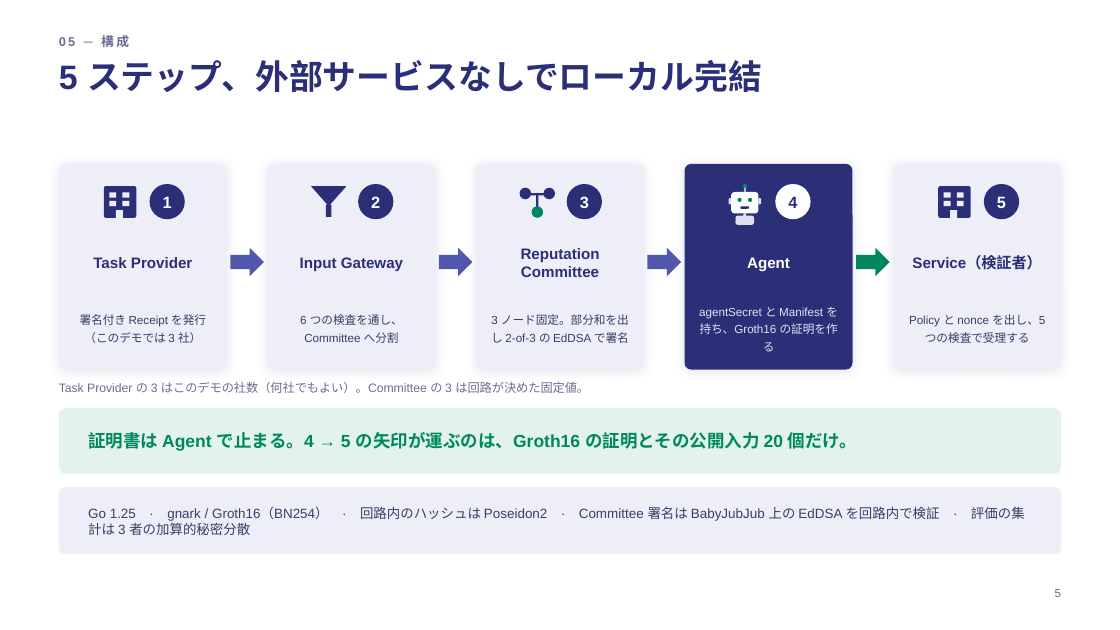
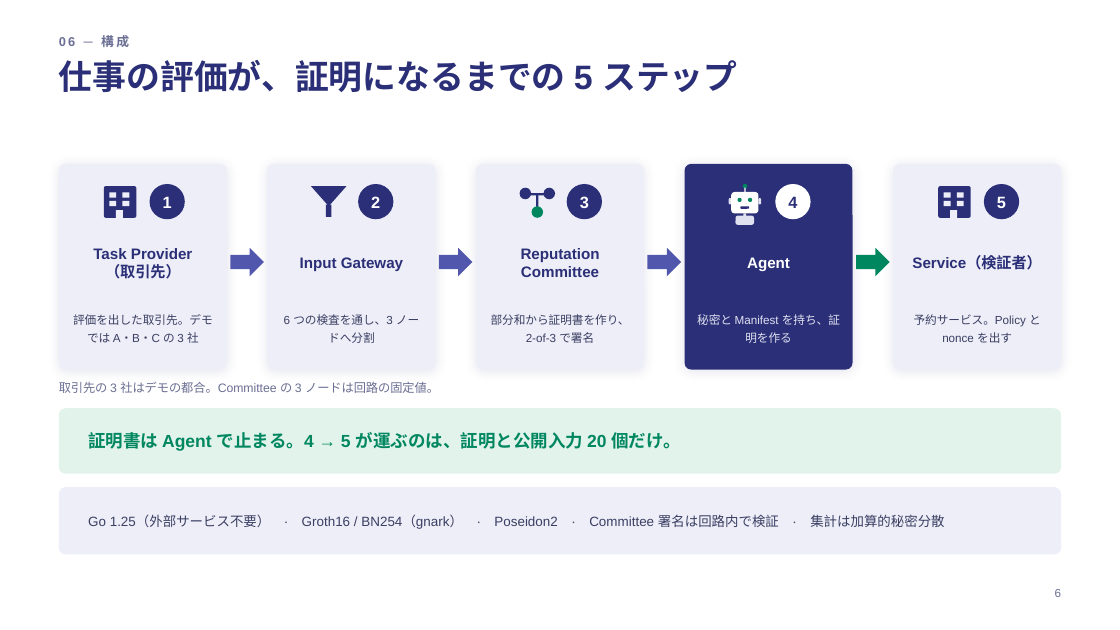
Before and after one commit to da1suk8/zk-agent-passport, a slide deck: slide 7 of docs/slides/zk-agent-passport.pptx (slide 6 before the commit). Drawn at 1120x630 pixels with LibreOffice and Linux fonts; fonts in the diff are those of the drawing. Boxes give left, top, right and bottom in pixels: in the first picture for what was removed or moved away, otherwise in the second. Text is boxed around its words. In the diff, an @@ line names an element or a change of style, - is before the commit and + after.

```diff
--- a/docs/slides/zk-agent-passport.pptx
+++ b/docs/slides/zk-agent-passport.pptx
@@ text at bbox=[59, 60, 737, 92]: text changed @@
-5 ステップ、外部サービスなしでローカル完結
+仕事の評価が、証明になるまでの 5 ステップ
@@ text at bbox=[105, 264, 181, 279]: paragraph added @@
+（取引先）
@@ text at bbox=[73, 314, 213, 343]: text changed @@
-署名付き Receipt を発行（このデモでは 3 社）
+評価を出した取引先。デモでは A・B・C の 3 社
@@ text at bbox=[284, 314, 419, 343]: text changed @@
-6 つの検査を通し、Committee へ分割
+6 つの検査を通し、3 ノードへ分割
@@ text at bbox=[491, 314, 630, 343]: text changed @@
-3 ノード固定。部分和を出し 2-of-3 の EdDSA で署名
+部分和から証明書を作り、2-of-3 で署名
@@ text at bbox=[697, 314, 840, 343]: text changed @@
-agentSecret と Manifest を持ち、Groth16 の証明を作る
+秘密と Manifest を持ち、証明を作る
@@ text at bbox=[914, 314, 1041, 343]: text changed @@
-Policy と nonce を出し、5 つの検査で受理する
+予約サービス。Policy と nonce を出す
@@ text at bbox=[59, 382, 439, 393]: text changed @@
-Task Provider の 3 はこのデモの社数（何社でもよい）。Committee の 3 は回路が決めた固定値。
+取引先の 3 社はデモの都合。Committee の 3 ノードは回路の固定値。
@@ text at bbox=[88, 432, 680, 451]: text changed @@
-証明書は Agent で止まる。4 → 5 の矢印が運ぶのは、Groth16 の証明とその公開入力 20 個だけ。
+証明書は Agent で止まる。4 → 5 が運ぶのは、証明と公開入力 20 個だけ。
@@ text at bbox=[88, 514, 944, 529]: text changed @@
-Go 1.25 · gnark / Groth16（BN254） · 回路内のハッシュは Poseidon2 · Committee 署名は BabyJubJub 上の EdDSA を回路内で検証 · 評価の集計は 3 者の加算的秘密分散
+Go 1.25（外部サービス不要） · Groth16 / BN254（gnark） · Poseidon2 · Committee 署名は回路内で検証 · 集計は加算的秘密分散
```
Also in this commit, not shown: 17 other slides changed, 1 slide added, 1 other file.
